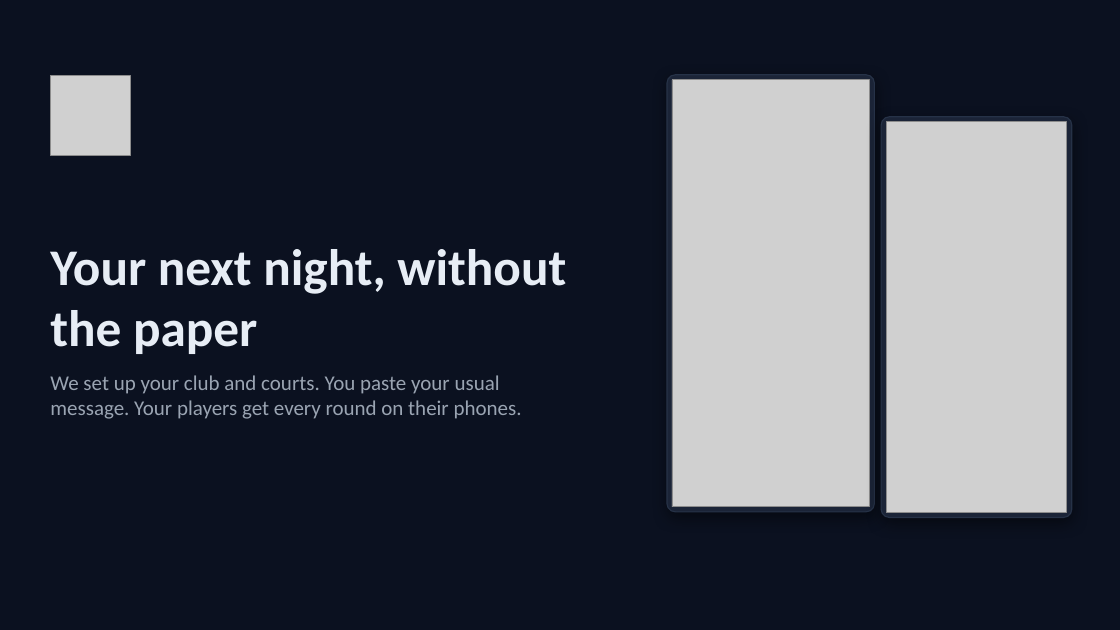
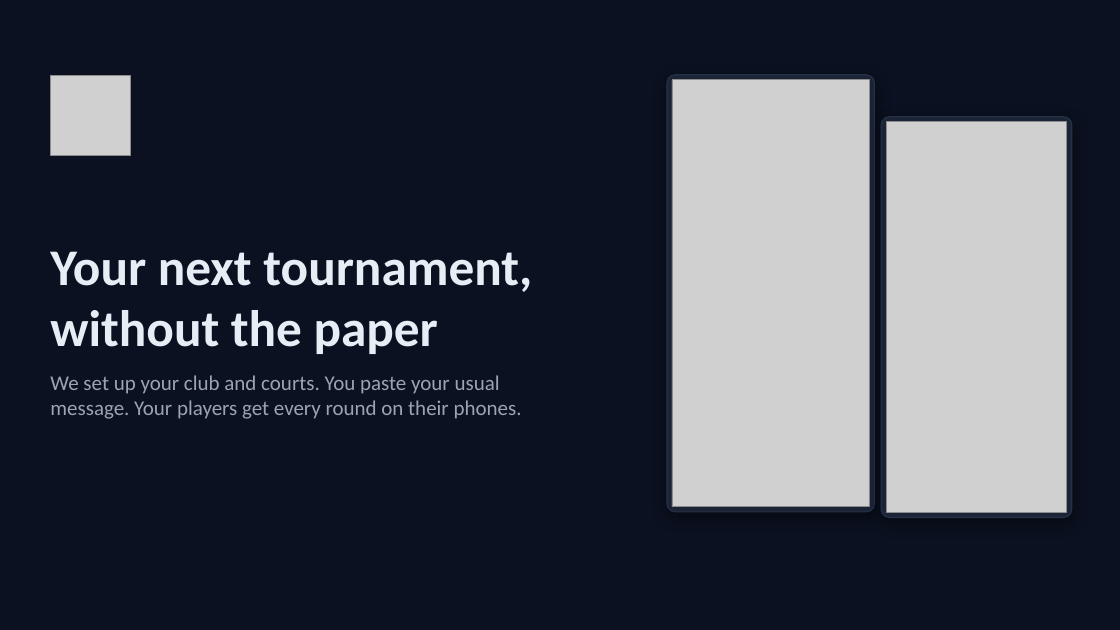
Before and after one commit to michaelengelandreasen/padel-buddy-tournament-planner, a slide deck: slide 12 of docs/deck/out/padel-buddy-for-organizers.pptx. Drawn at 1120x630 pixels with LibreOffice and Linux fonts; fonts in the diff are those of the drawing; grey boxes stand for pictures. Boxes give left, top, right and bottom in pixels: in the first picture for what was removed or moved away, otherwise in the second. Text is boxed around its words. In the diff, an @@ line names an element or a change of style, - is before the commit and + after.

```diff
--- a/docs/deck/out/padel-buddy-for-organizers.pptx
+++ b/docs/deck/out/padel-buddy-for-organizers.pptx
@@ title at (50,251,532,354): text changed @@
-Your next night, without the paper
+Your next tournament, without the paper
```
Also in this commit, not shown: 7 other slides changed, 3 other files.
